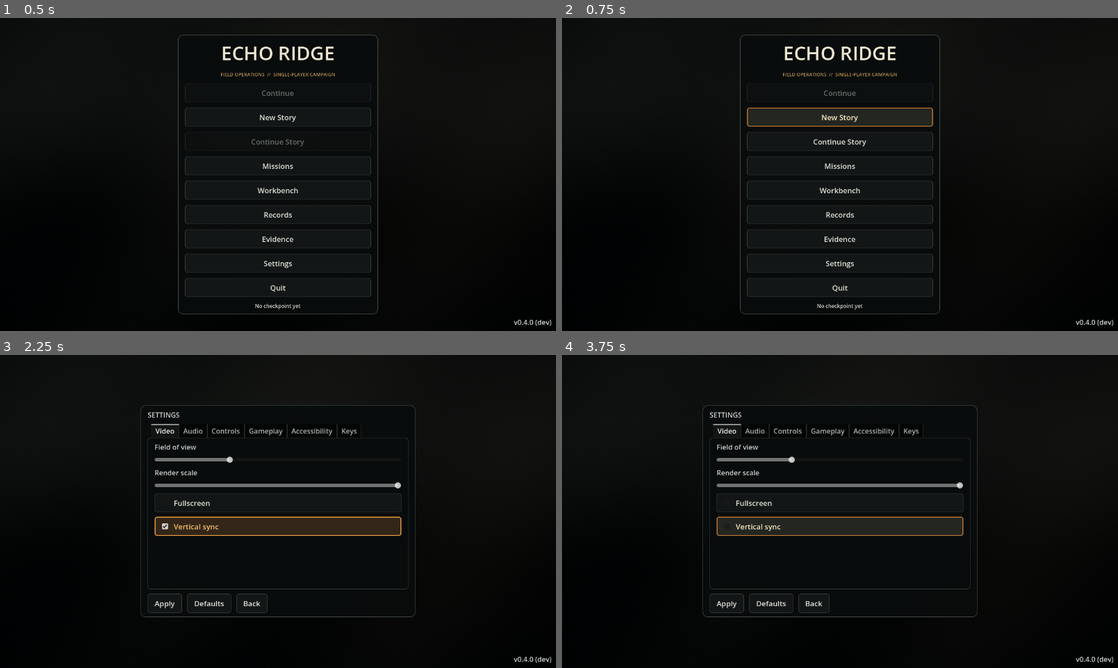
Above: before the commit, frames 1-4 (two rows, left to right).
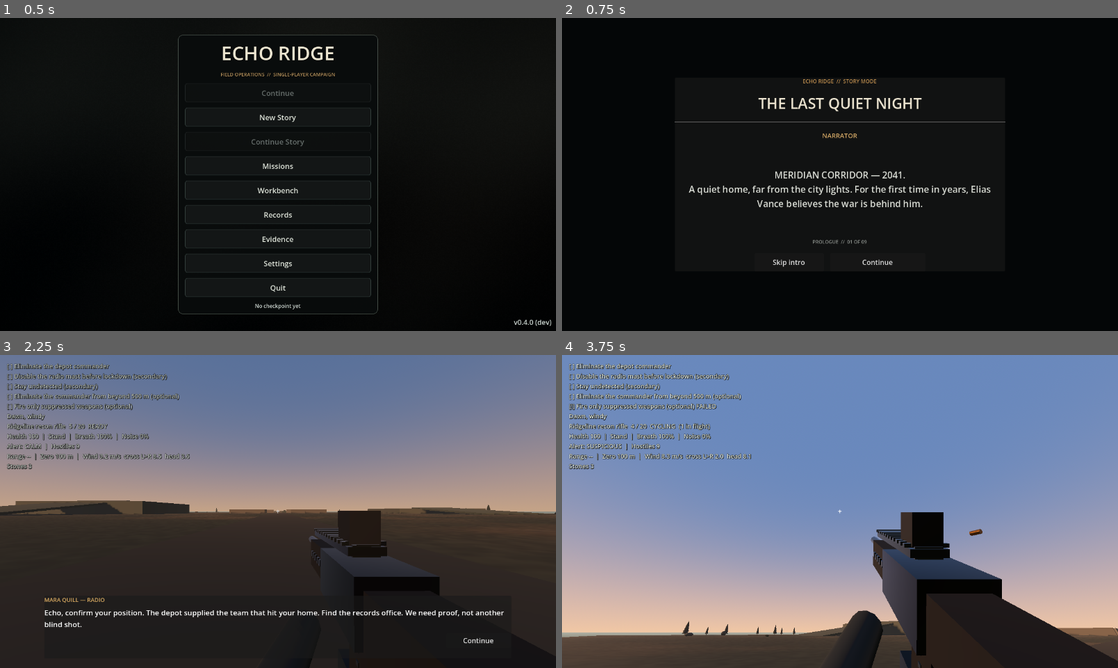
Above: after the commit, the same moments.

Repository: adam656677-oss/sniper
Game: Godot game, scene res://scenes/ui/main_menu.tscn
The game is run twice, just before and just after one commit, with the same random seed, the same clock (stepped at 60 frames per second) and the same inputs.
Inputs (mouse positions are in pixels of both pictures, inside the frame that each line leads up to):
- Up to frame 1 (0.5 s): no input
- Up to frame 2 (0.75 s): click "New Story" at 0.5 s
- Up to frame 3 (2.25 s): click (278, 455) at 1.25 s, where only the run before the commit has a clickable "New Story"; click (227, 599) at 2 s, where only the run after the commit has a clickable "Skip intro"
- Up to frame 4 (3.75 s): click (1040, 639) at 2.75 s, where only the run after the commit has a clickable "Continue"; click (840, 527) at 3.5 s, where only the run before the commit has a clickable "Vertical sync"

Frame 1 is identical in both runs. In frame 2, 4.1% of the frame differs, in the area x 20-100%, y 5-99%; in frame 3, 86%; in frame 4, 95%, in the area x 0-100%, y 0-100%.

Commit message:
Fix story prologue scene text formatting

Diff:
--- a/scenes/ui/story_prologue.tscn
+++ b/scenes/ui/story_prologue.tscn
@@ -1 +1,6 @@
-[gd_scene load_steps=2 format=3]\n\n[ext_resource type="Script" path="res://scenes/ui/story_prologue.gd" id="1"]\n\n[node name="StoryPrologue" type="Control"]\nscript = ExtResource("1")\n
+[gd_scene load_steps=2 format=3]
+
+[ext_resource type="Script" path="res://scenes/ui/story_prologue.gd" id="1"]
+
+[node name="StoryPrologue" type="Control"]
+script = ExtResource("1")
